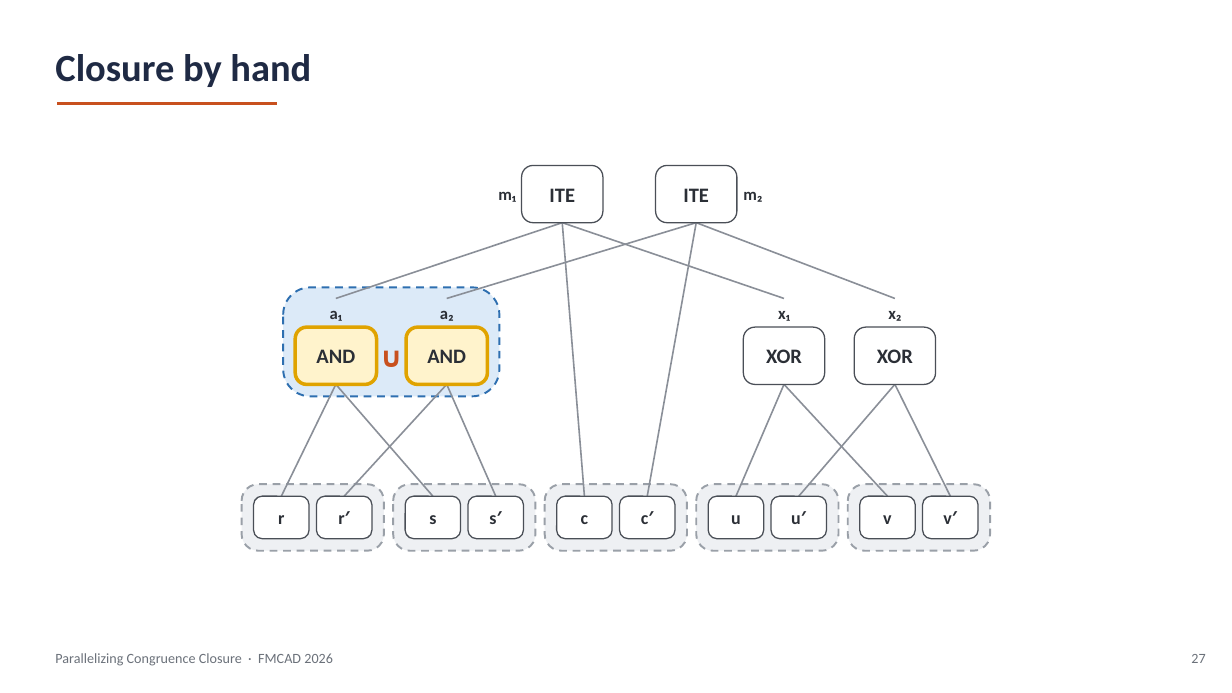
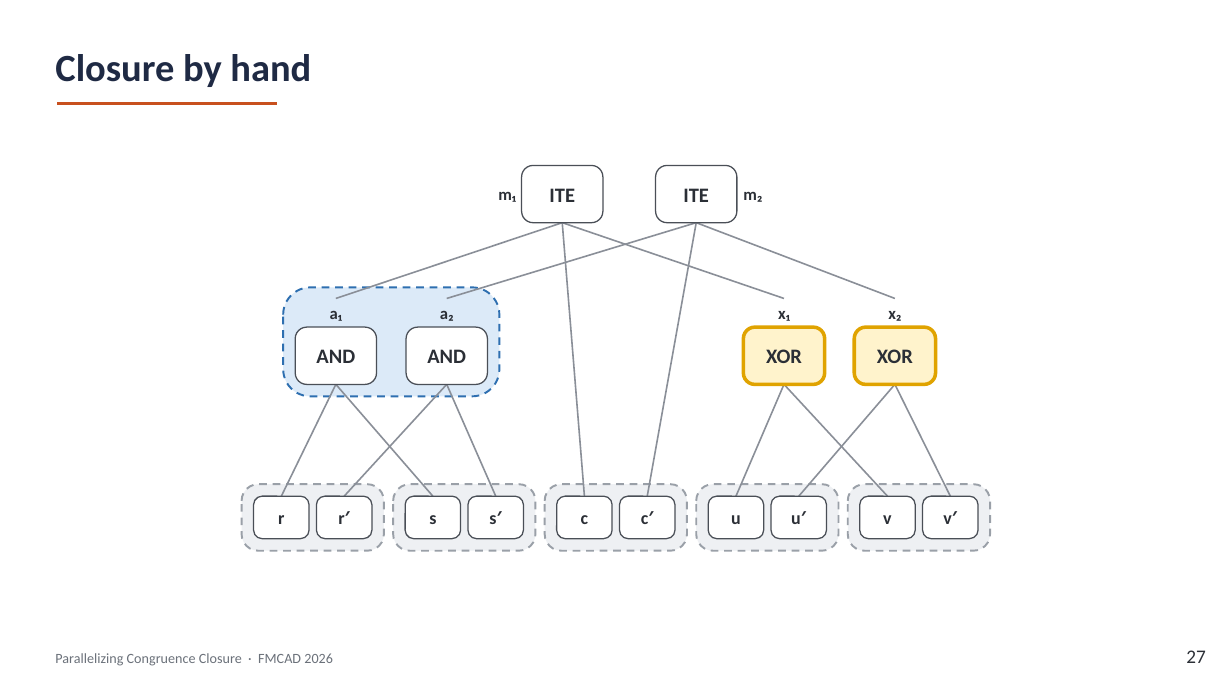
Before and after one commit to amarshah1/parallelcc-paper, a slide deck: slide 27 of slides/parallelcc-part1.pptx. Drawn at 1232x693 pixels with LibreOffice and Linux fonts; fonts in the diff are those of the drawing. Boxes give left, top, right and bottom in pixels: in the first picture for what was removed or moved away, otherwise in the second. Text is boxed around its words. In the diff, an @@ line names an element or a change of style, - is before the commit and + after.

```diff
--- a/slides/parallelcc-part1.pptx
+++ b/slides/parallelcc-part1.pptx
@@ rounded rectangle "AND" at (x1=295, y1=327, x2=376, y2=384): fill #FFF3CC to #FFFFFF; outline #E0A300 2.75 pt to #4A4F57 1 pt @@
@@ text removed at (x1=354, y1=328, x2=428, y2=384) @@
-∪
@@ rounded rectangle "AND" at (x1=406, y1=327, x2=487, y2=384): fill #FFF3CC to #FFFFFF; outline #E0A300 2.75 pt to #4A4F57 1 pt @@
@@ rounded rectangle "XOR" at (x1=743, y1=327, x2=824, y2=384): fill #FFFFFF to #FFF3CC; outline #4A4F57 1 pt to #E0A300 2.75 pt @@
@@ rounded rectangle "XOR" at (x1=854, y1=327, x2=935, y2=384): fill #FFFFFF to #FFF3CC; outline #4A4F57 1 pt to #E0A300 2.75 pt @@
@@ text "27" at (x1=1186, y1=650, x2=1205, y2=663): size 11 to 15 pt, text colour #6B717A to #2B2F36 @@
```
Also in this commit, not shown: 43 other slides changed, 4 slides added, 2 slides removed, 1 other file.
